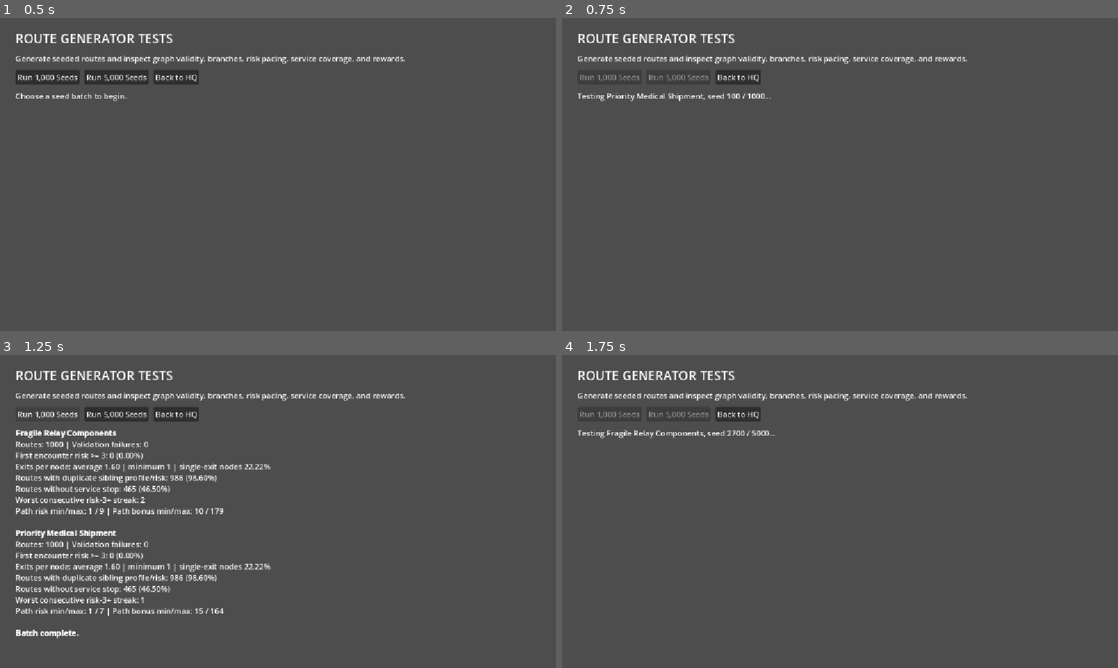
Above: before the commit, frames 1-4 (two rows, left to right).
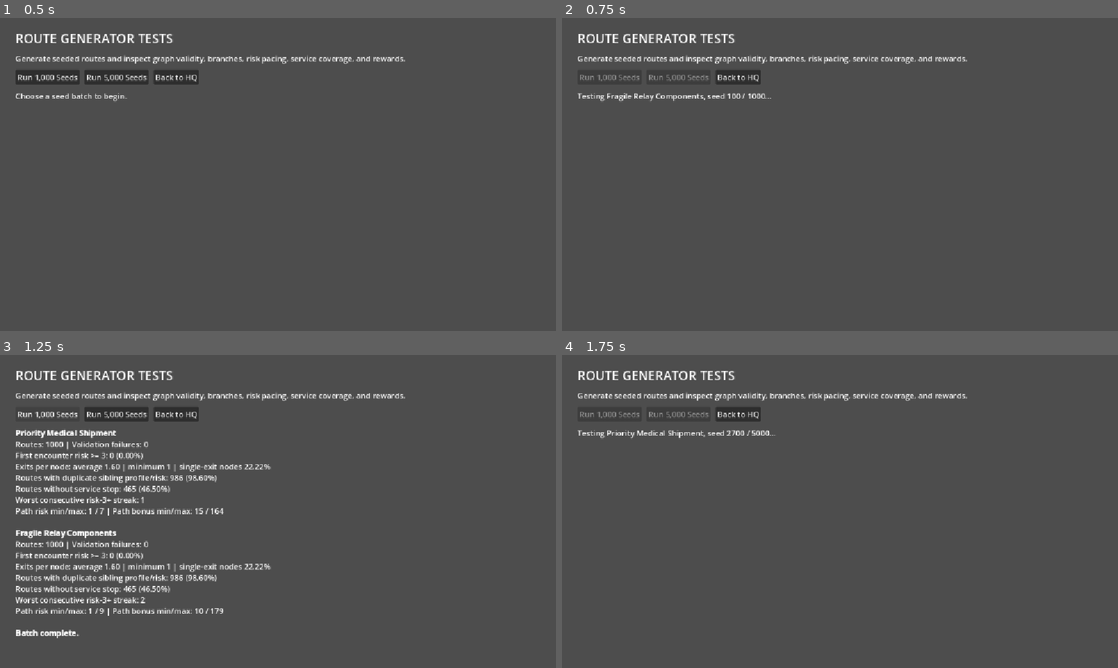
Above: after the commit, the same moments.

Repository: Bbran4/SpaceDelivery
Game: Godot game, scene res://scenes/route_test_panel.tscn
The game is run twice, just before and just after one commit, with the same random seed, the same clock (stepped at 60 frames per second) and the same inputs. This scene is started directly instead of the project's main scene.
Inputs:
- Up to frame 1 (0.5 s): no input
- Up to frame 2 (0.75 s): click "Run 1,000 Seeds" at 0.5 s
- Up to frame 3 (1.25 s): no input
- Up to frame 4 (1.75 s): click "Run 5,000 Seeds" at 1.25 s

Frame 1 is identical in both runs. In frame 2, 0.3% of the frame differs, in the area x 8-38%, y 24-27%; in frame 3, 0.5%, in the area x 3-41%, y 24-83%; in frame 4, 0.3%.

Commit message:
Use shared mission catalog in route tests

Diff:
--- a/scripts/route_test_panel.gd
+++ b/scripts/route_test_panel.gd
@@ -1,9 +1,4 @@
 extends Control
-
-const MISSION_PATHS: Array[String] = [
-	"res://resources/missions/fragile_relay_components.tres",
-	"res://resources/missions/priority_medical_shipment.tres",
-]
 
 var results: RichTextLabel
 var run_1000_button: Button
@@ -70,7 +65,7 @@
 	run_5000_button.disabled = true
 	results.text = "Running %d seeds per mission...\n" % seed_count
 	var output := ""
-	for mission_path: String in MISSION_PATHS:
+	for mission_path: String in MissionCatalog.get_mission_paths():
 		var mission: MissionDefinition = load(mission_path) as MissionDefinition
 		if mission == null:
 			output += "[color=red]Could not load mission: %s[/color]\n" % mission_path
